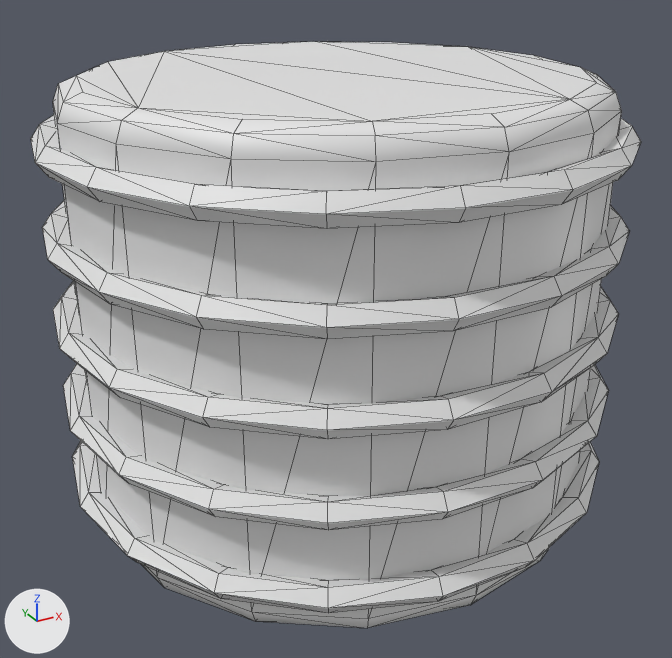
A saved change to the FBX model Content/TheFinalTake/Meshes/Studio/Stations/SM_Station_LighthouseLamp.fbx.
The view is the same before and after, from a 50 mm lens placed at (-0.563, -1.025, 0.459), pointed at (-0.012, -0.024, -0.041). Arrows for +X, +Y and +Z are at lower left; the lights stay in place. The older version comes first. Mesh edges are drawn as thin lines. Where no turn or scale is listed for an object, it has been applied to the vertices.

Names of what the first picture shows: 'SM_Station_LighthouseLamp'.
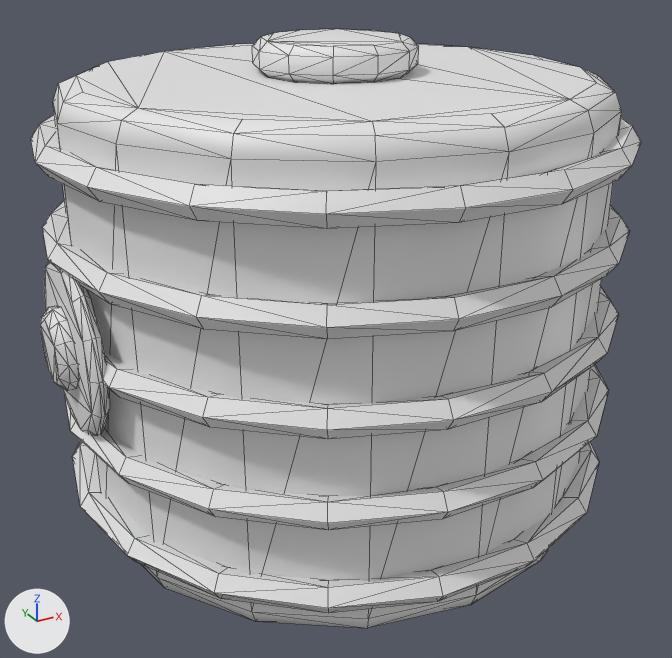
Changed parts and their boxes (x1, y1, x2, y2) in the pictures (672 x 658 px):
'SM_Station_LighthouseLamp', reshaped: before (31, 42, 641, 628); after (31, 29, 641, 628)
part 1 of me_sm_station_lighthouselamp_001, added: after (44, 261, 110, 435)
part 2 of me_sm_station_lighthouselamp_001, added: after (40, 306, 78, 391)
part 3 of me_sm_station_lighthouselamp_001, added: after (252, 29, 419, 83)

Edits to the bpy script that builds the scene:
```text
Change me_sm_station_lighthouselamp_001:
    used by ob_sm_station_lighthouselamp; location = (0.0, 0.0, 0.0)
    remove me_sm_station_lighthouselamp_001.from_pydata(...)  # 632 vertices, 1256 faces; spans x -0.368..0.368, y -0.363..0.363, z -0.29..0.29
    add me_sm_station_lighthouselamp_001.from_pydata(...)  # 888 vertices, 1748 faces; spans x -0.38..0.38, y -0.363..0.363, z -0.29..0.33
    me_sm_station_lighthouselamp_001 part 1: a new loose piece of 56 vertices spanning x -0.36..-0.34, y -0.11..0.11, z -0.108..0.108, in mat_m_ft_vertex (white #e7e7e7)
    me_sm_station_lighthouselamp_001 part 2: a new loose piece of 48 vertices spanning x -0.38..-0.35, y -0.05..0.05, z -0.05..0.05, in mat_m_ft_vertex (white #e7e7e7)
    me_sm_station_lighthouselamp_001 part 3: a new loose piece of 48 vertices spanning x -0.1..0.1, y -0.1..0.1, z 0.29..0.33, in mat_m_ft_vertex (white #e7e7e7)
    other edits to the shape of me_sm_station_lighthouselamp_001 do not show in these pictures
```
